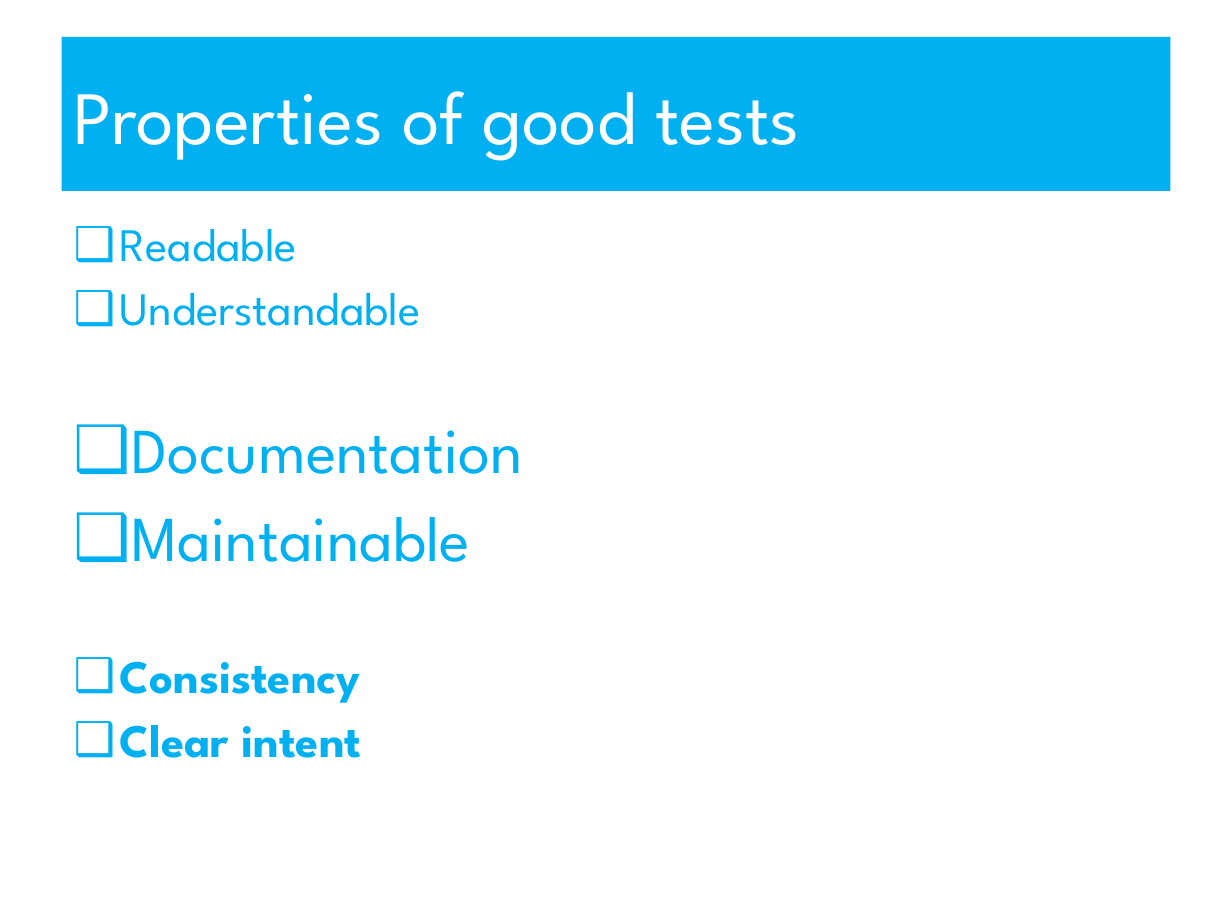
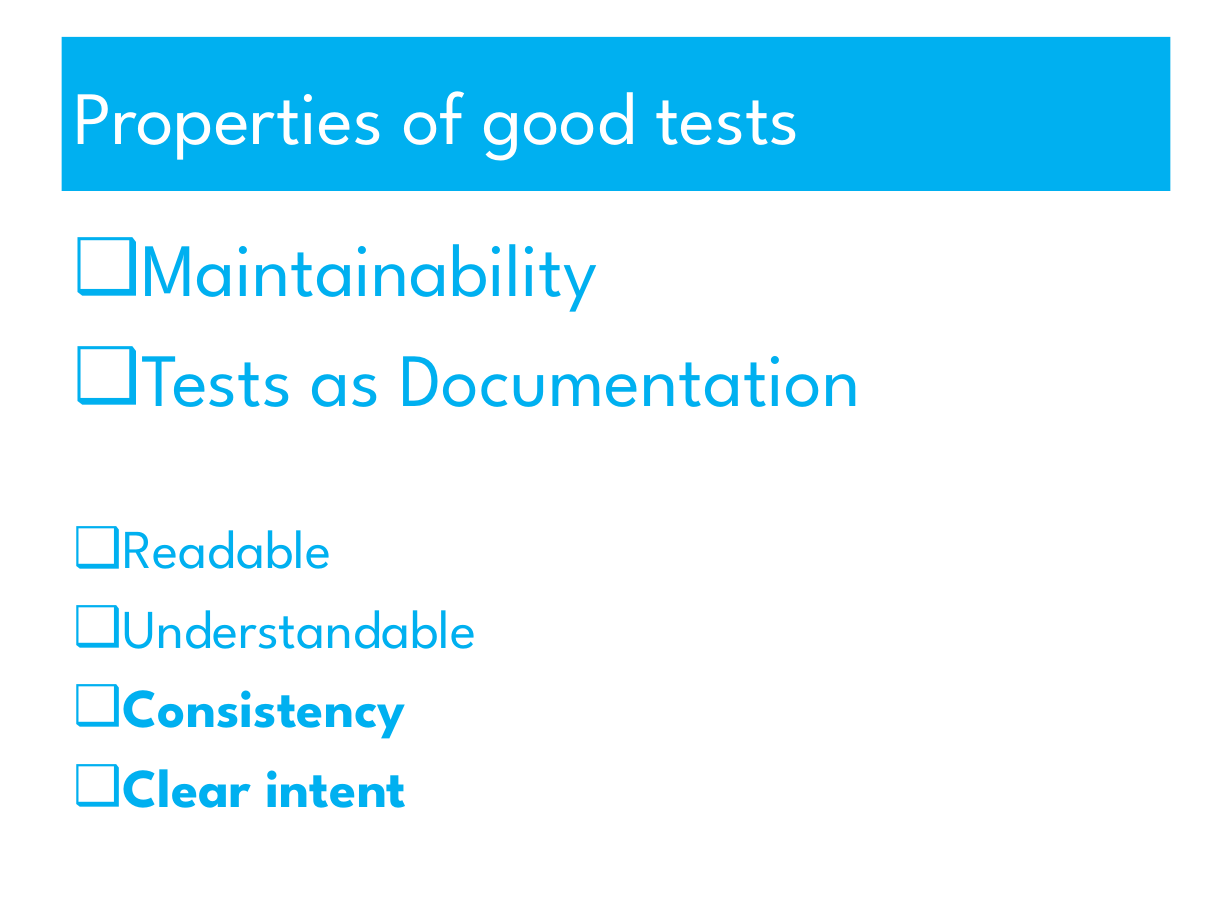
Before and after one commit to robdmoore/TestDataSustainabilityPresentation, a slide deck: slide 3 of Presentation.ppt (slide 4 before the commit). Drawn at 1232x924 pixels with LibreOffice and Linux fonts; fonts in the diff are those of the drawing. Boxes give left, top, right and bottom in pixels: in the first picture for what was removed or moved away, otherwise in the second. Text is boxed around its words. In the diff, an @@ line names an element or a change of style, - is before the commit and + after.

```diff
--- a/Presentation.ppt
+++ b/Presentation.ppt
@@ text at (x1=141, y1=244, x2=860, y2=407): paragraphs added @@
+❑ Maintainability
+❑ Tests as Documentation
@@ text at (x1=131, y1=430, x2=523, y2=562): paragraphs removed @@
-❑ Documentation
-❑ Maintainable
@@ text at (x1=123, y1=530, x2=477, y2=808): size 27.2 to 32 pt in "Readable", "Understandable", "Consistency", "Clear intent"; line spacing 0.9 to 1 @@
```
Also in this commit, not shown: 9 other slides changed, 3 slides added, 1 other file.
